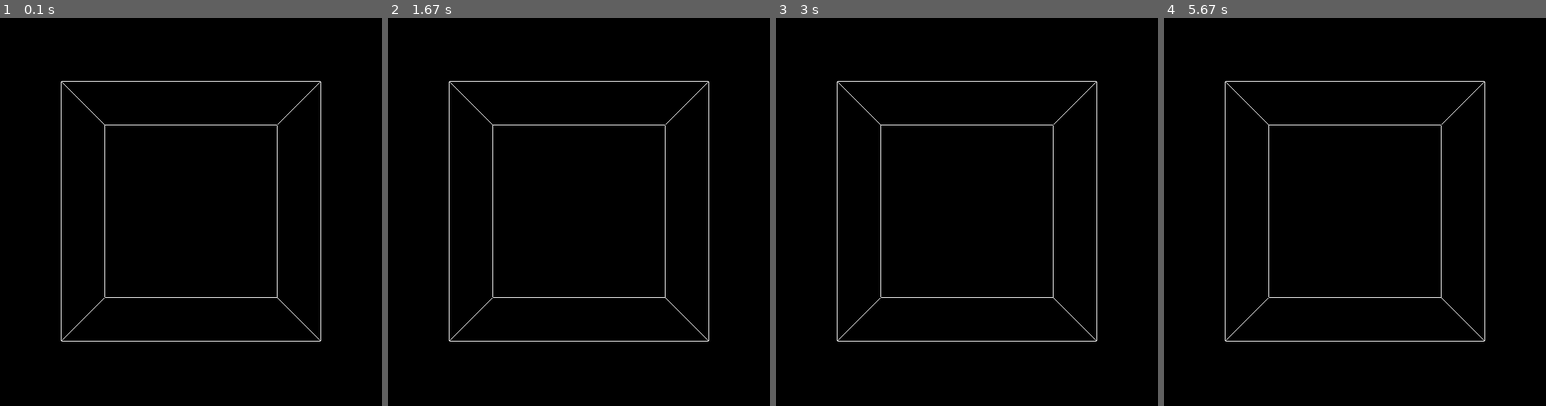
Above: before the commit, frames 1-4 (left to right).
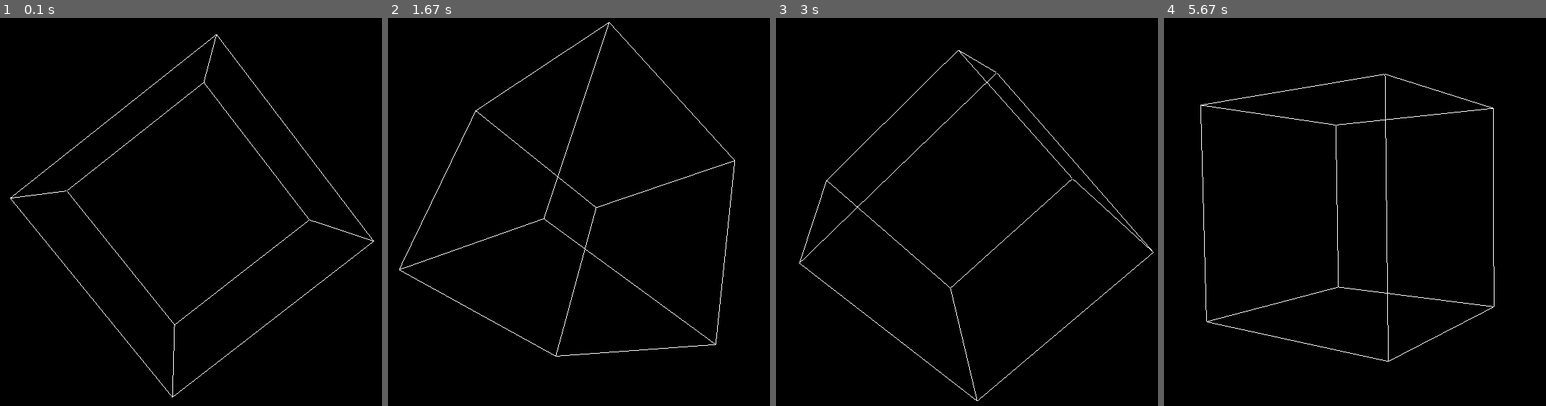
Above: after the commit, the same moments.

Repository: suap-coding/py-opengl
Game: pygame game, started from pyopengl-pygame/main.py
The game is run twice, just before and just after one commit, with the same random seed, the same clock (stepped at 60 frames per second) and the same inputs.
Inputs:
- Up to frame 1 (0.1 s): no input
- Up to frame 2 (1.67 s): no input
- Up to frame 3 (3 s): no input
- Up to frame 4 (5.67 s): no input

The runs differ from the first frame. In frame 1, 1.7% of the frame differs, in the area x 2-98%, y 4-98%; in frame 2, 1.8%; in frame 3, 1.6%; in frame 4, 1.9%, in the area x 9-87%, y 14-89%.

Commit message:
And it's moving!

Diff:
--- a/pyopengl-pygame/main.py
+++ b/pyopengl-pygame/main.py
@@ -66,10 +66,12 @@
             if event.type == pygame.QUIT:
                 pygame.quit()
                 quit()
+        glRotatef(1, 3, 1, 1)
+
         glClear(GL_COLOR_BUFFER_BIT|GL_DEPTH_BUFFER_BIT)    # clear the previous frame
                                                             # we clear 'color buffer' and 'depth buffer'?
         Cube()
         pygame.display.flip()   # it's a way to update; we don't know why .flip() instead of .update()
-        pygame.time.wait(10)
+        pygame.time.wait(1)
 
 main()
